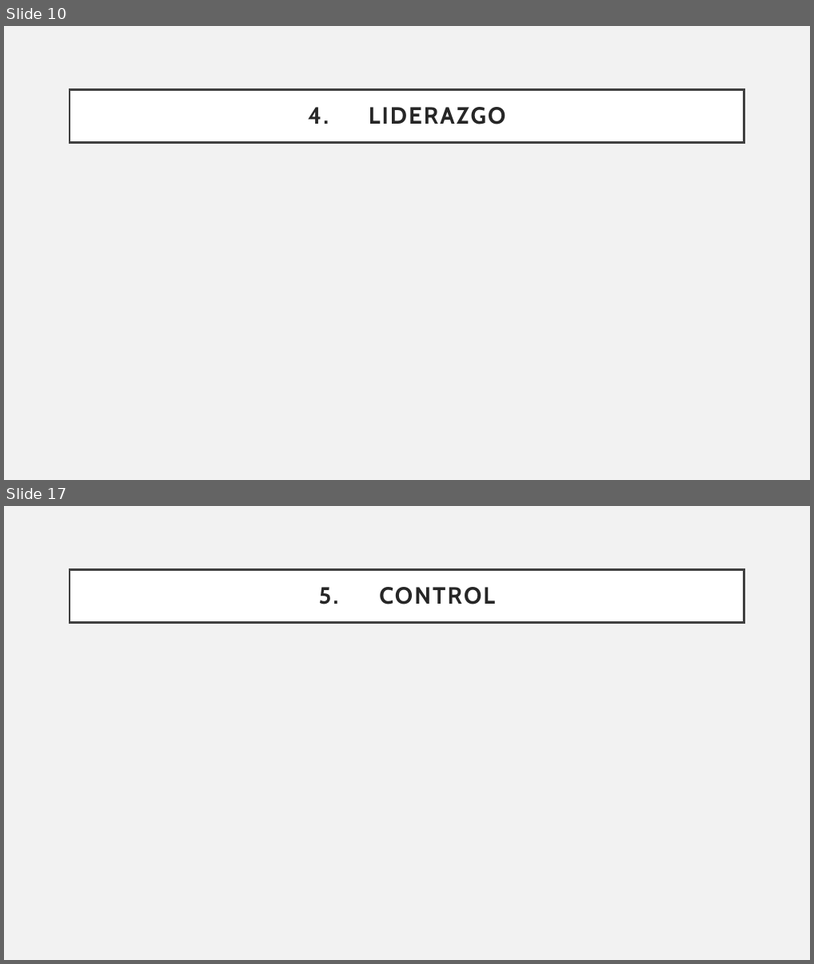
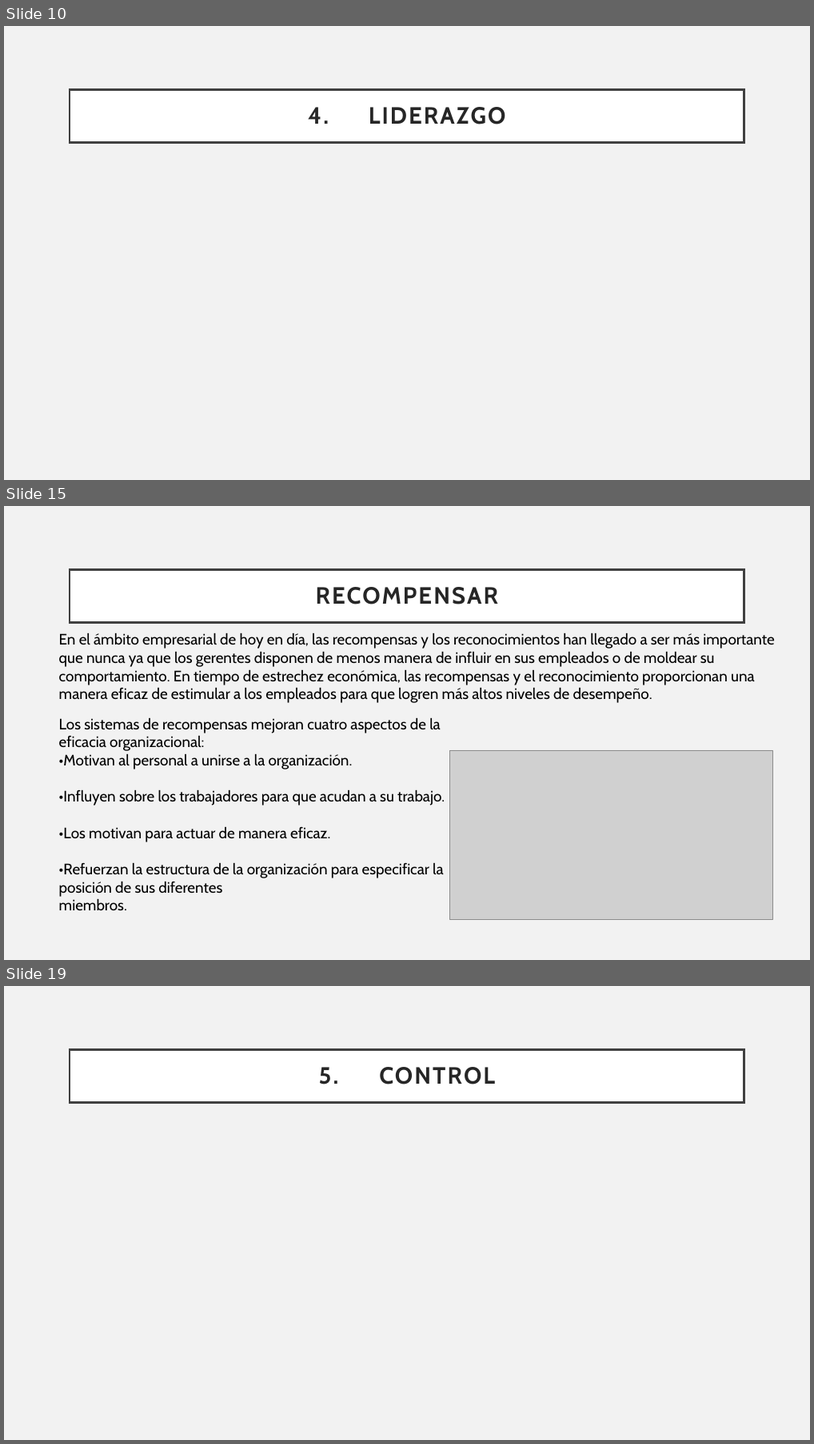
Before and after one commit to Sstrmn1/presentacionAdministracion, a slide deck: Presentacion - Exposicion.pptx. Shown one above the other, each under a label of ours: slides 10 and 17 before the commit, slides 10, 15 and 19 after it; the slides between them are not shown. The pictures are 814x964 and 814x1444 pixels, drawn with LibreOffice and Linux fonts; fonts in the diff are those of the drawing; grey boxes stand for pictures. Boxes give left, top, right and bottom in pixels: in the first picture for what was removed or moved away, otherwise in the second. Text is boxed around its words. In the diff, an @@ line names an element or a change of style, - is before the commit and + after.

Commit message:
Anadir parte de fundamentos de comportamiento individual y grupos de la administracion

```diff
--- a/Presentacion - Exposicion.pptx
+++ b/Presentacion - Exposicion.pptx
@@ slide 15 added at bbox=[4, 506, 810, 960], background #F2F2F2 @@
@@ title added at bbox=[70, 569, 745, 622], fill #FFFFFF, outline #404040 2.5 pt, 28 pt, text #262626, bold @@
+RECOMPENSAR
@@ text added at bbox=[59, 632, 774, 703], 18 pt, text #000000 @@
+En el ámbito empresarial de hoy en día, las recompensas y los reconocimientos han llegado a ser más importante que nunca ya que los gerentes disponen de menos manera de influir en sus empleados o de moldear su comportamiento. En tiempo de estrechez económica, las recompensas y el reconocimiento proporcionan una manera eficaz de estimular a los empleados para que logren más altos niveles de desempeño.
@@ text added at bbox=[59, 717, 445, 910], 18 pt, text #000000 @@
+Los sistemas de recompensas mejoran cuatro aspectos de la eficacia organizacional:
+•Motivan al personal a unirse a la organización.
+•Influyen sobre los trabajadores para que acudan a su trabajo.
+•Los motivan para actuar de manera eficaz.
+•Refuerzan la estructura de la organización para especificar la posición de sus diferentes
+miembros.
@@ picture added at bbox=[450, 750, 773, 919] @@
@@ what was slide 17 is now slide 19 @@
```
Also in this commit, not shown: 1 slide changed, 6 other slides added, 5 slides removed.
